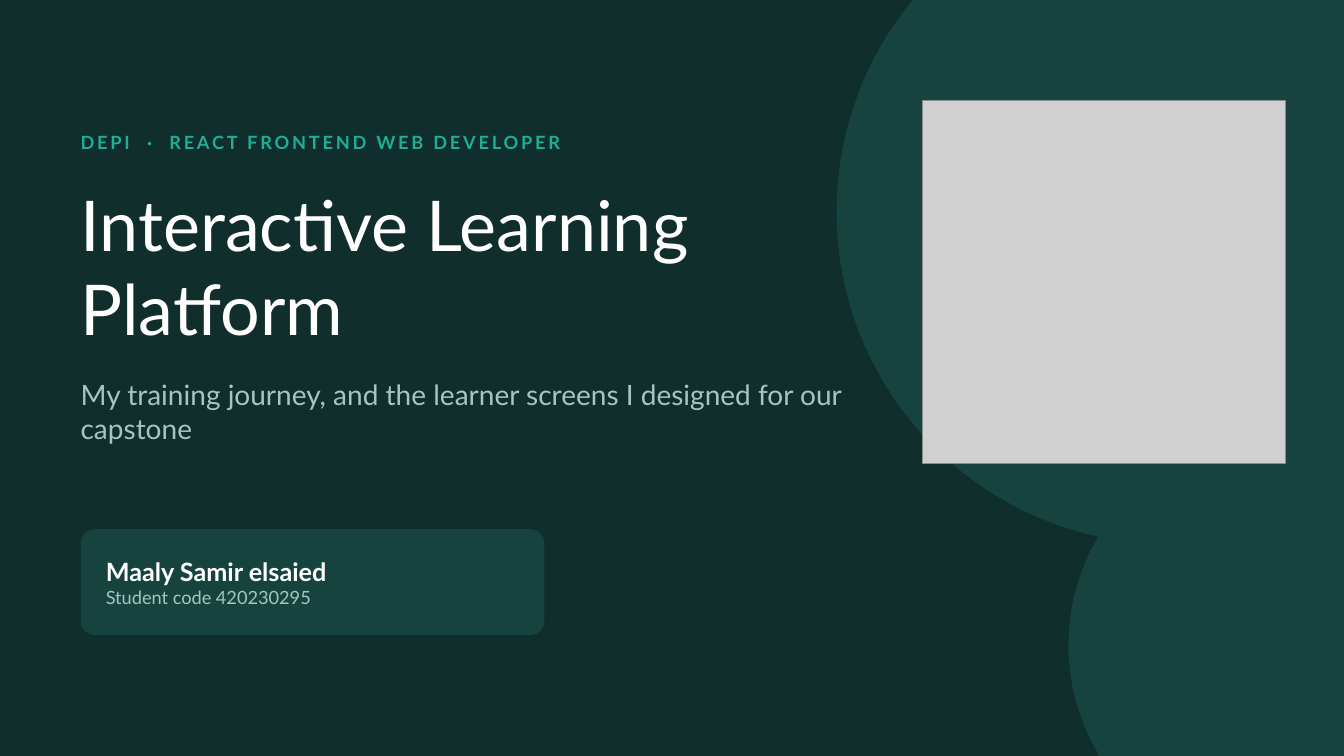
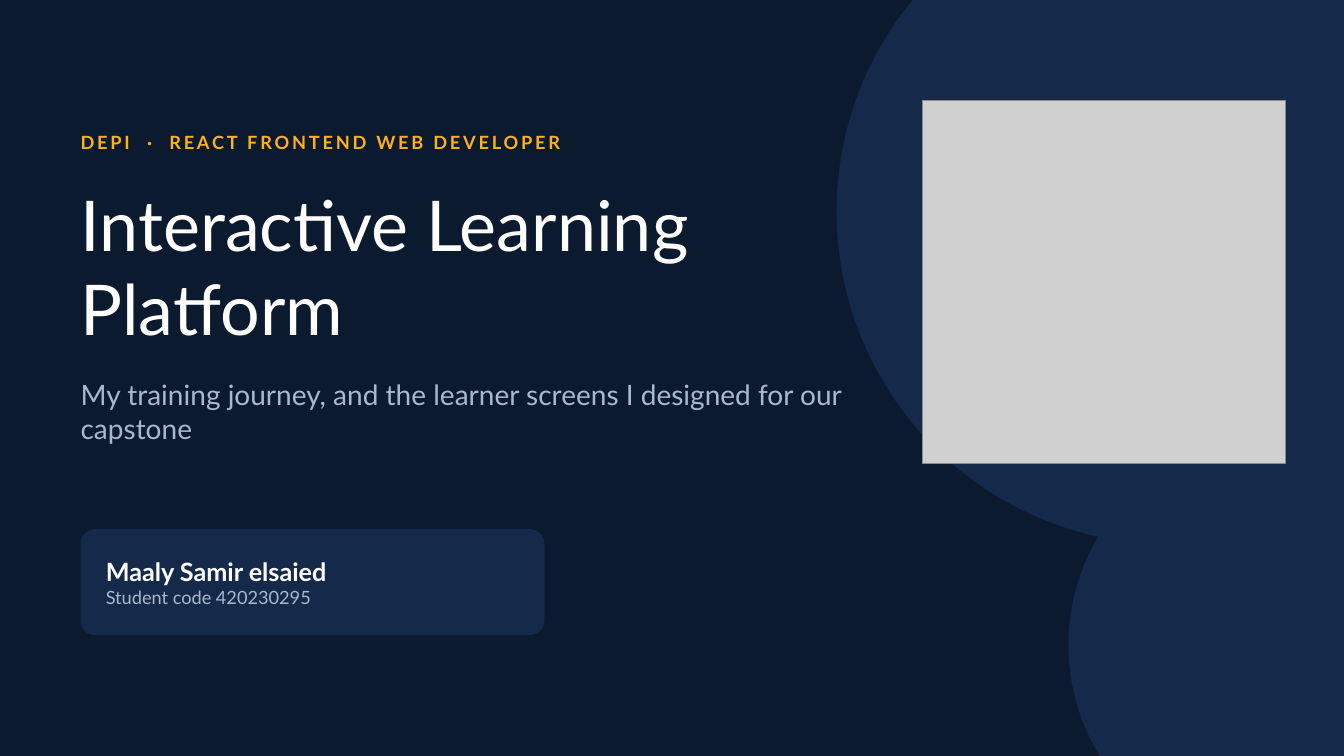
Before and after one commit to Saif-eldin-Ahmed-Helmy/Interactive-Learning-Platform, a slide deck: slide 1 of output/discussion/Maaly-DEPI-Discussion.pptx. Drawn at 1344x756 pixels with LibreOffice and Linux fonts; fonts in the diff are those of the drawing; grey boxes stand for pictures. Boxes give left, top, right and bottom in pixels: in the first picture for what was removed or moved away, otherwise in the second. Text is boxed around its words. In the diff, an @@ line names an element or a change of style, - is before the commit and + after.

```diff
--- a/output/discussion/Maaly-DEPI-Discussion.pptx
+++ b/output/discussion/Maaly-DEPI-Discussion.pptx
@@ background #0F2E2C to #0B1A2E @@
@@ text "DEPI · REACT FRONTEND WEB ..." at <box>81,135,560,149</box>: text colour #1FAE96 to #FFB020 @@
@@ text "My training journey, and the ..." at <box>81,384,842,444</box>: text colour #A7C4BF to #A9B8CF @@
@@ fill #17433F to #15294A in 3 elements at <box>837,0,1344,544</box>, <box>1069,434,1344,756</box>, <box>81,529,544,635</box> @@
@@ text at <box>106,590,311,604</box>: text colour #A7C4BF to #A9B8CF in "Student code 420230295" @@
```
Also in this commit, not shown: 8 other slides changed, 4 slides added, 3 slides removed, 10 other files.
